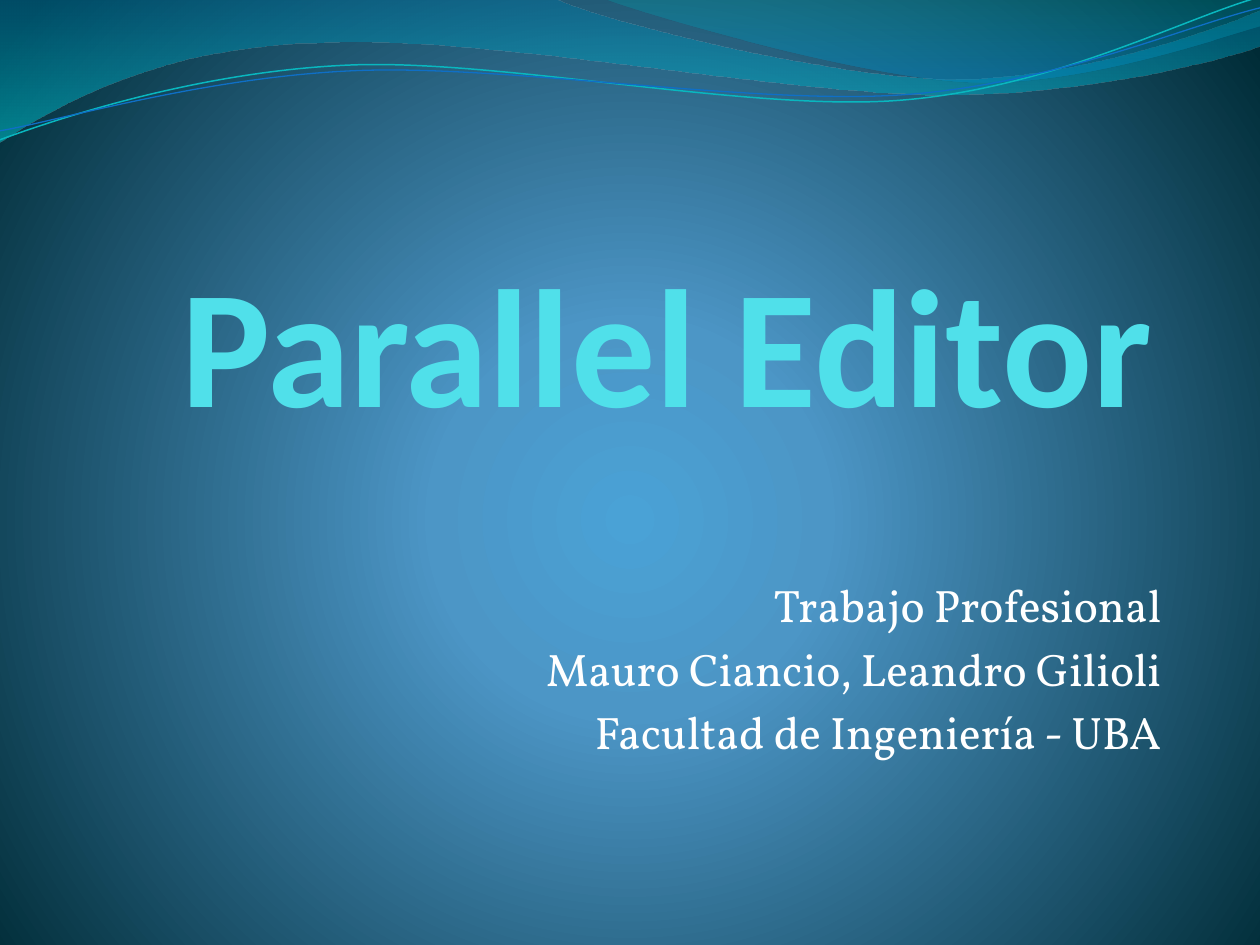
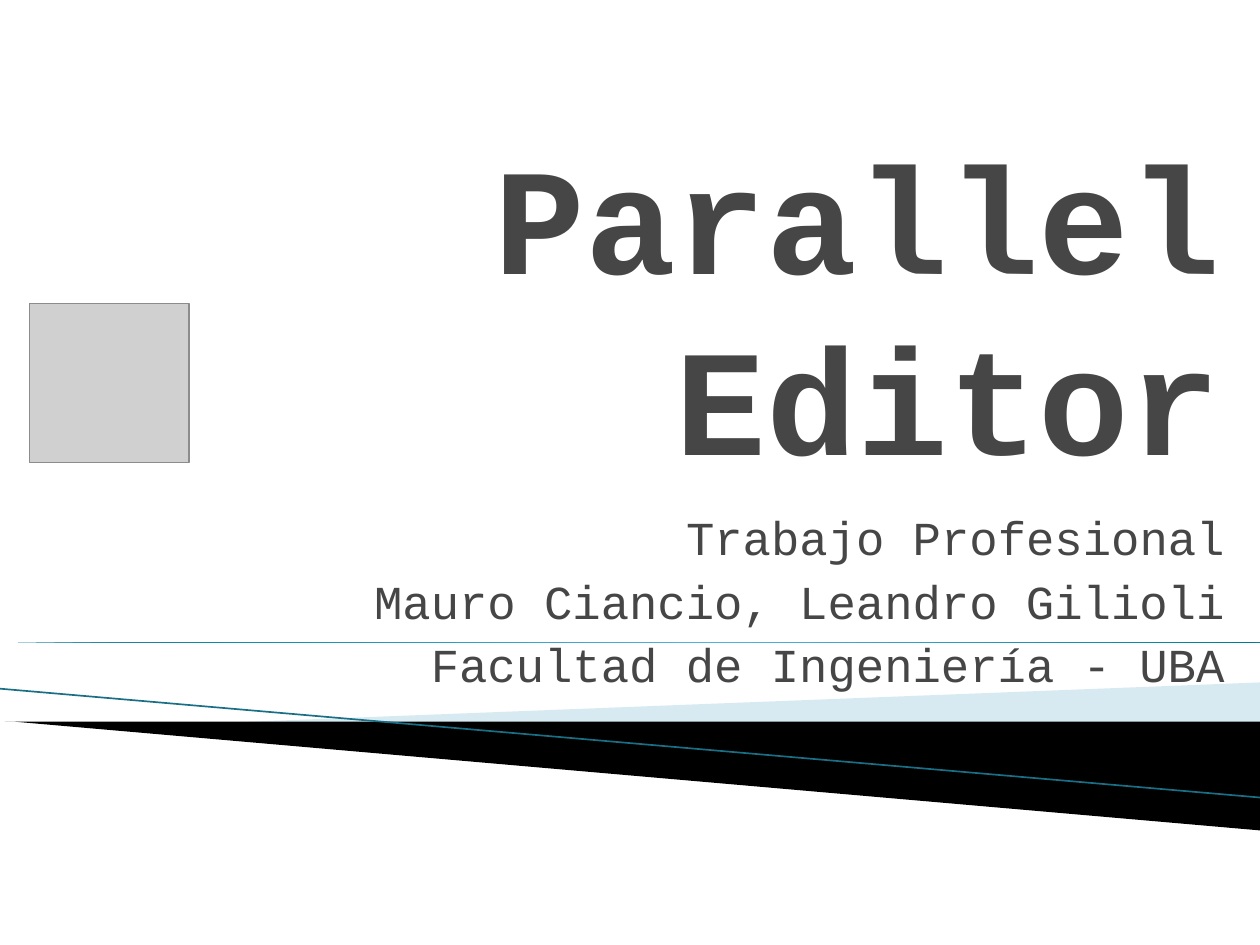
Before and after one commit to maurociancio/parallel-editor, a slide deck: slide 1 of doc/presentacion/presentacion.pptx. Drawn at 1260x945 pixels with LibreOffice and Linux fonts; fonts in the diff are those of the drawing; grey boxes stand for pictures; background and template pictures are left out. Boxes give left, top, right and bottom in pixels: in the first picture for what was removed or moved away, otherwise in the second. Text is boxed around its words. In the diff, an @@ line names an element or a change of style, - is before the commit and + after.

```diff
--- a/doc/presentacion/presentacion.pptx
+++ b/doc/presentacion/presentacion.pptx
@@ background gradient #4AA0D6 to #4C98C7 to #002C38 to #FFFFFF @@
@@ freeform shape removed at box(0, 0, 1260, 142) @@
@@ freeform shape removed at box(0, 0, 1260, 147) @@
@@ freeform shape removed at box(0, 8, 1260, 141) @@
@@ freeform shape removed at box(604, 0, 1260, 87) @@
@@ title "Parallel Editor": place and size @@
-title "Parallel Editor" at box(181, 267, 1152, 446)
+title "Parallel Editor" at box(495, 165, 1221, 457)
@@ title "Parallel Editor" at box(495, 165, 1221, 457): size 96 to 86.4 pt, font Calibri to Courier New, text colour #51E0EA to #464646 @@
@@ picture added at box(29, 304, 189, 464) @@
@@ subtitle "Trabajo Profesional": place and size @@
-subtitle "Trabajo Profesional" at box(546, 589, 1162, 761)
+subtitle "Trabajo Profesional" at box(374, 521, 1225, 692)
@@ subtitle "Trabajo Profesional" at box(374, 521, 1225, 692): size 26 to 27 pt, font Vollkorn to Courier New, text colour #FFFFFF to #464646; less space between paragraphs @@
@@ right triangle added at box(0, 643, 1260, 643), fill gradient #007896 to #4CBBDF @@
@@ line added from (0, 689) to (1260, 798), #97C5D8 0.95 pt @@
@@ freeform shape added at box(233, 683, 1260, 750), fill #A0CBDC at 40% opacity @@
@@ freeform shape added at box(5, 722, 1260, 830), fill #000000 @@
```
Also in this commit, not shown: 11 other slides changed, 4 slides added, 2 slides removed.
